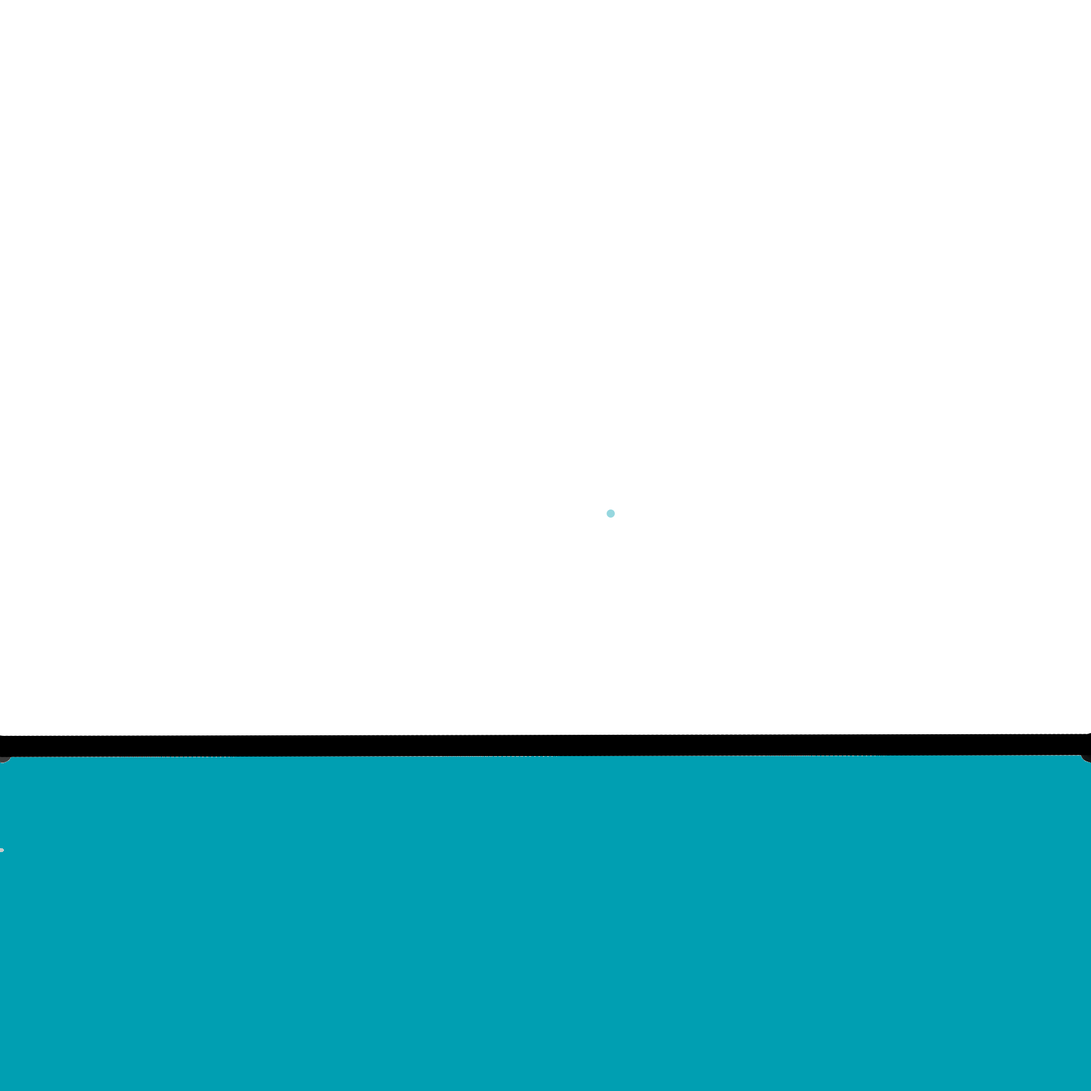
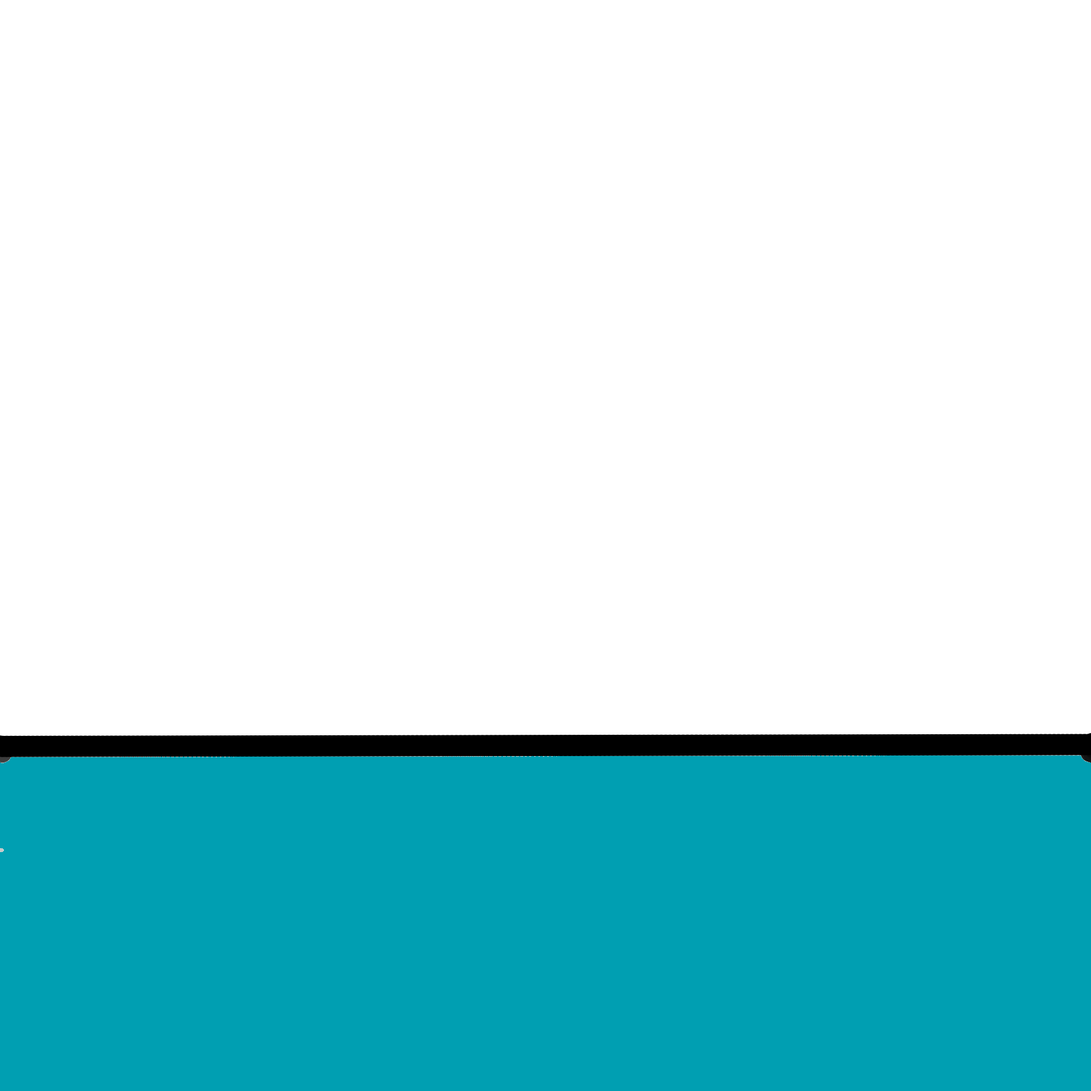
Before/after of a w=1091, h=1091 layered artwork. What changed in the layer stack:
painted on "Paint Layer 1" over [606, 509, 616, 518]
